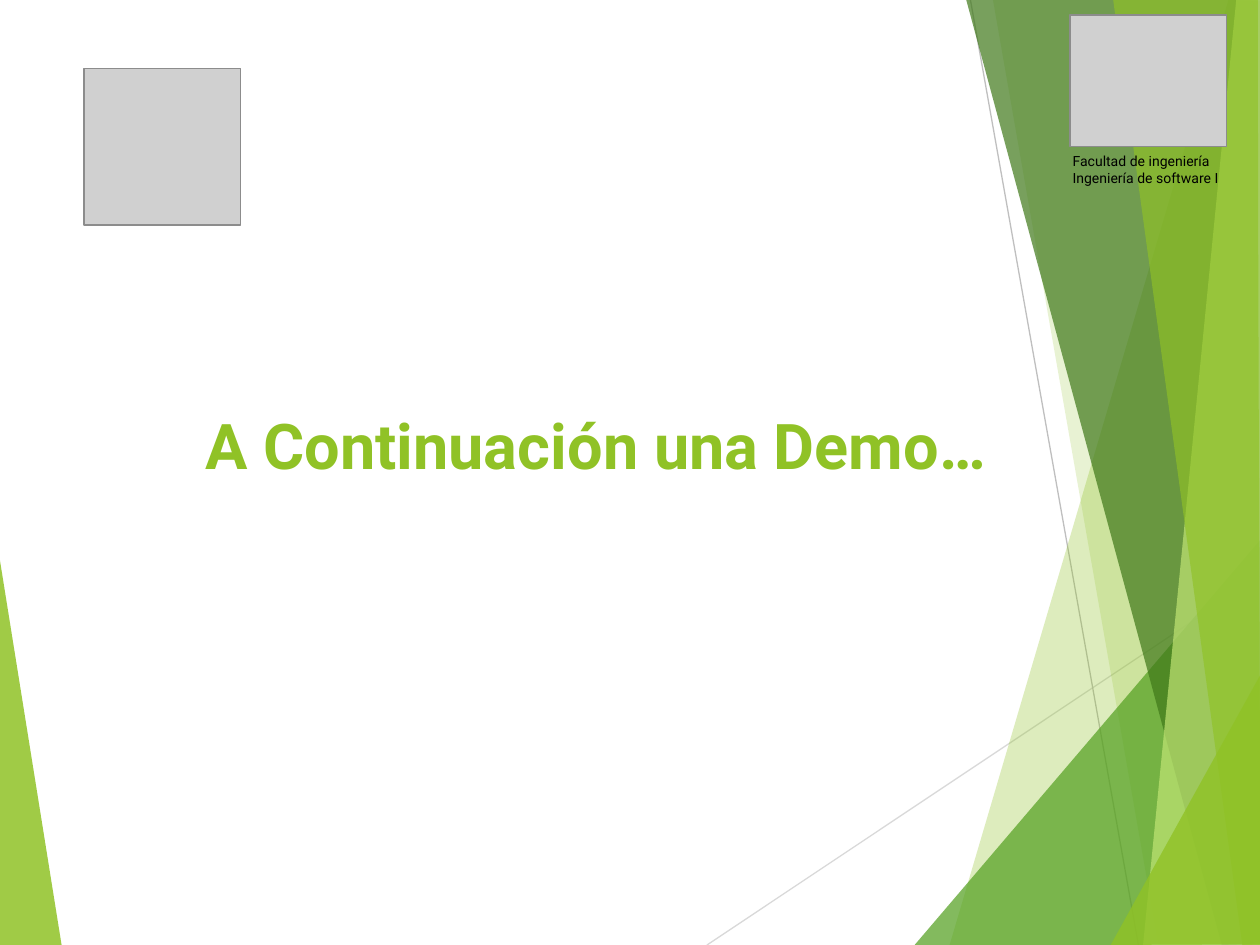
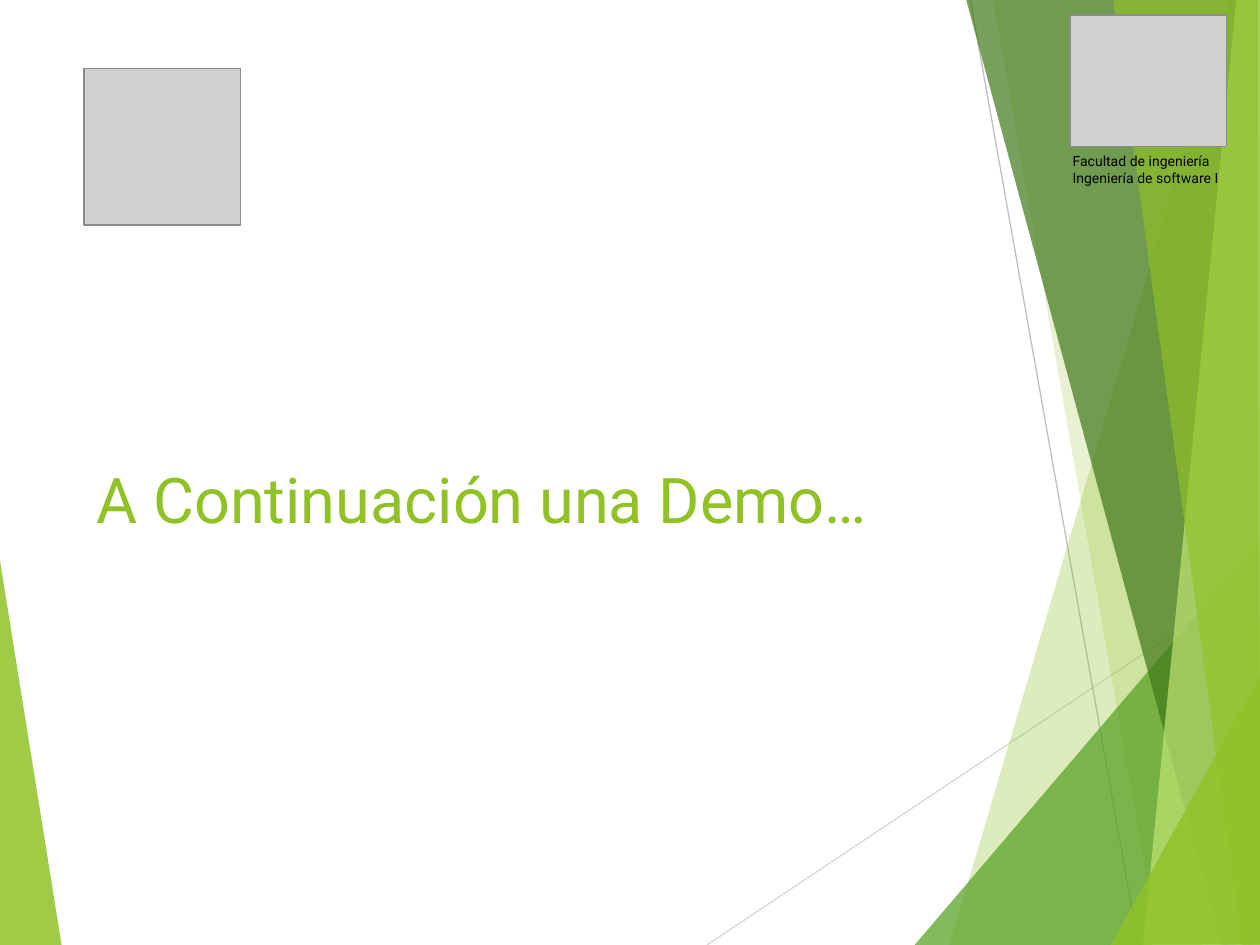
Before and after one commit to vixo23/ING-DE-SOFTWARE, a slide deck: slide 10 of INCREMENTO3/Ppt/PPt Tercer incremento scrum++.pptx. Drawn at 1260x945 pixels with LibreOffice and Linux fonts; fonts in the diff are those of the drawing; grey boxes stand for pictures. Boxes give left, top, right and bottom in pixels: in the first picture for what was removed or moved away, otherwise in the second. Text is boxed around its words. In the diff, an @@ line names an element or a change of style, - is before the commit and + after.

```diff
--- a/INCREMENTO3/Ppt/PPt Tercer incremento scrum++.pptx
+++ b/INCREMENTO3/Ppt/PPt Tercer incremento scrum++.pptx
@@ title "A Continuación una Demo…": place and size @@
-title "A Continuación una Demo…" at (205,421,986,470)
+title "A Continuación una Demo…" at (97,475,867,524)
@@ title "A Continuación una Demo…" at (97,475,867,524): bold off @@
```
Also in this commit, not shown: 9 other slides changed, 1 slide added, 1 slide removed.
